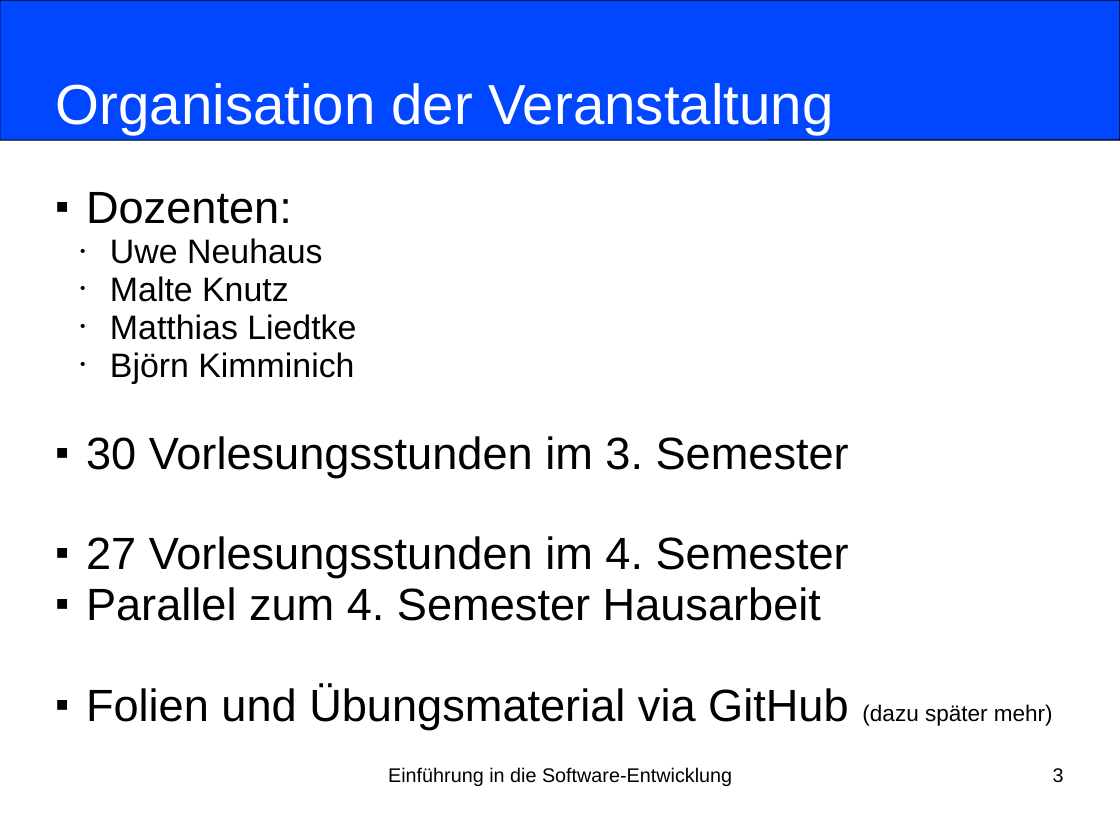
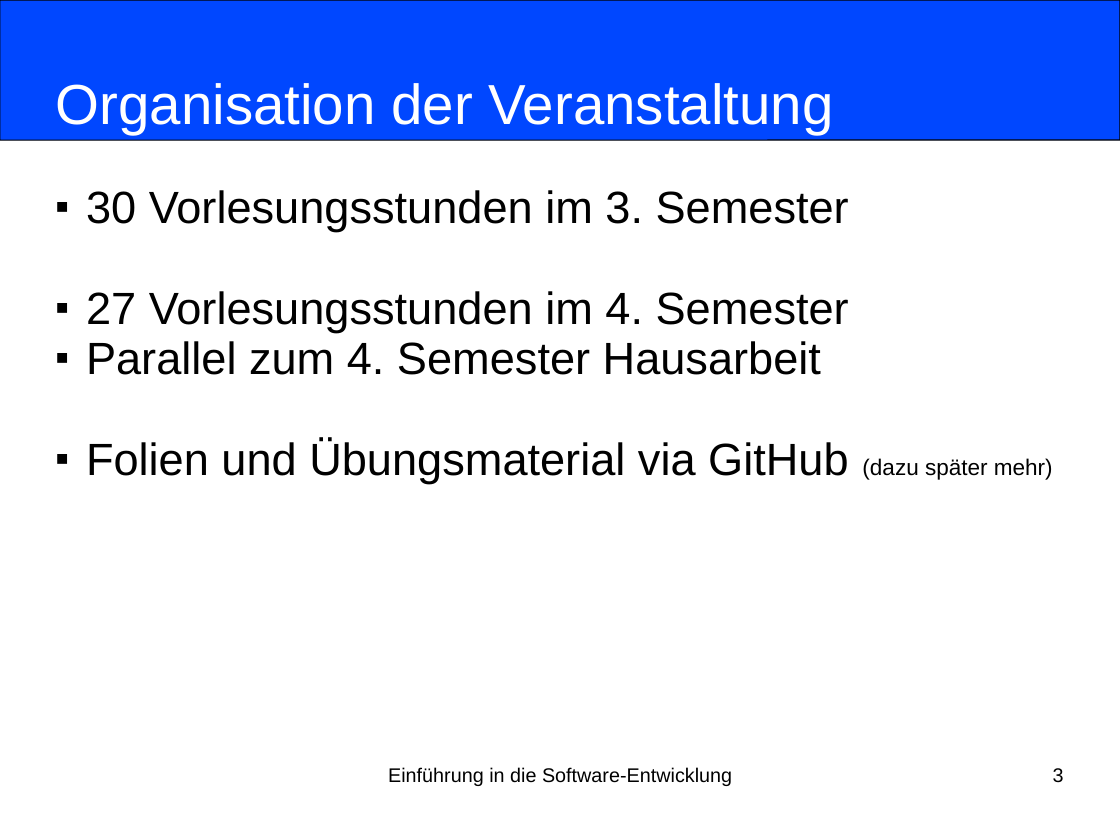
Before and after one commit to nordakademie-einfuehrung-java/vorlesungsskript, a slide deck: slide 3 of folien/Semester_03_Termin_01_Intro.ppt. Drawn at 1120x840 pixels with LibreOffice and Linux fonts; fonts in the diff are those of the drawing. Boxes give left, top, right and bottom in pixels: in the first picture for what was removed or moved away, otherwise in the second. Text is boxed around its words. In the diff, an @@ line names an element or a change of style, - is before the commit and + after.

```diff
--- a/folien/Semester_03_Termin_01_Intro.ppt
+++ b/folien/Semester_03_Termin_01_Intro.ppt
@@ subtitle at (x1=86, y1=192, x2=356, y2=383): paragraphs removed @@
-■ Dozenten:
-  • Uwe Neuhaus
-  • Malte Knutz
-  • Matthias Liedtke
-  • Björn Kimminich
```
Also in this commit, not shown: 4 other slides changed, 2 other files.
